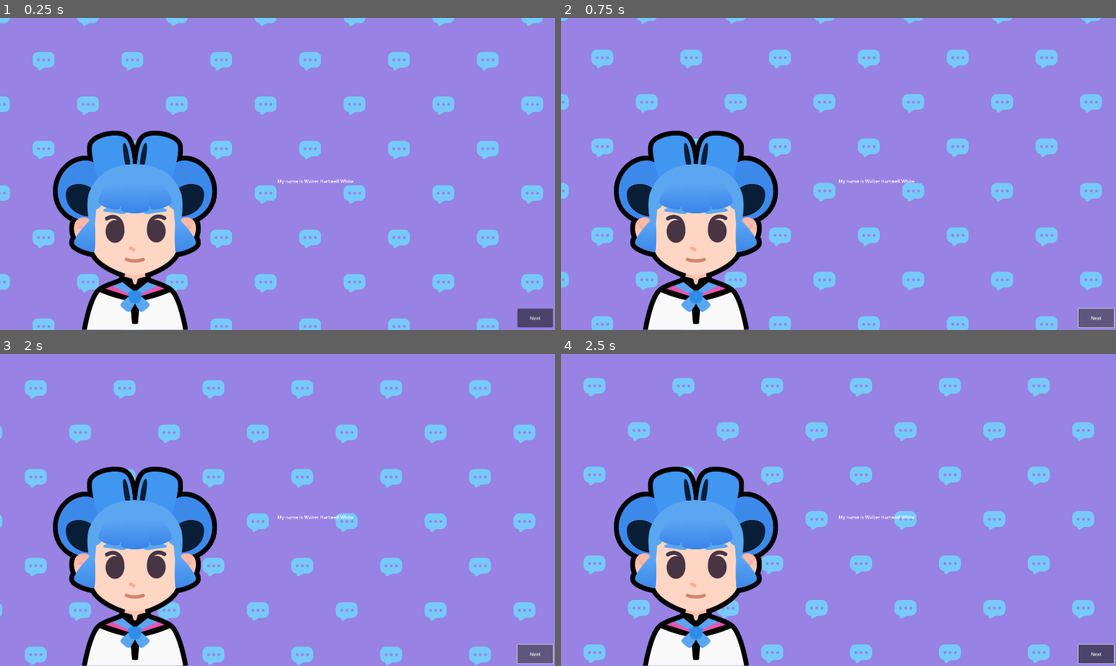
Above: before the commit, frames 1-4 (two rows, left to right).
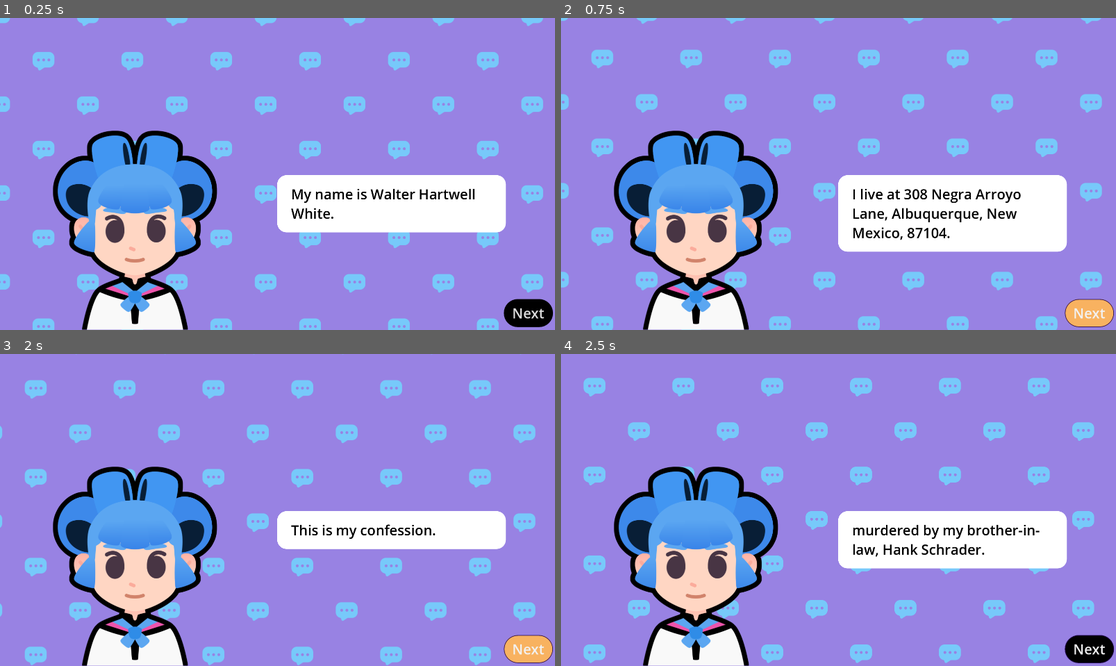
Above: after the commit, the same moments.

Repository: EdwinCastan/M7-Telling-a-Story
Game: Godot game, scene res://lessons/dialogue.tscn
The game is run twice, just before and just after one commit, with the same random seed, the same clock (stepped at 60 frames per second) and the same inputs. Before the commit the project has no main scene; this scene is started directly in both runs.
Inputs (mouse positions are in pixels of both pictures, inside the frame that each line leads up to):
- Up to frame 1 (0.25 s): no input
- Up to frame 2 (0.75 s): click "Next" at 0.5 s
- Up to frame 3 (2 s): click "Next" at 1.25 s
- Up to frame 4 (2.5 s): tap Enter at 2 s; move the mouse to (960, 494) at 2.02 s; hold D (move_right) from 2.03 s (still down); tap Z at 2.1 s; click (960, 494) at 2.17 s; tap Space at 2.27 s

The runs differ from the first frame. In frame 1, 8.3% of the frame differs, in the area x 49-100%, y 50-100%; in frame 2, 11%; in frame 3, 5.8%; in frame 4, 8.3%.

Commit message:
M7L5 and gitignore

Diff:
--- /dev/null
+++ b/M07.telling_a_story_workbook/lessons/button_black.tres
@@ -0,0 +1,12 @@
+[gd_resource type="StyleBoxFlat" format=3 uid="uid://b6w2lq182ka4i"]
+
+[resource]
+content_margin_left = 22.0
+content_margin_top = 15.0
+content_margin_right = 22.0
+content_margin_bottom = 15.0
+bg_color = Color(0, 0, 0, 1)
+corner_radius_top_left = 48
+corner_radius_top_right = 48
+corner_radius_bottom_right = 48
+corner_radius_bottom_left = 48
--- /dev/null
+++ b/M07.telling_a_story_workbook/lessons/button_orange.tres
@@ -0,0 +1,12 @@
+[gd_resource type="StyleBoxFlat" format=3 uid="uid://bvakrpvt4bm76"]
+
+[resource]
+content_margin_left = 22.0
+content_margin_top = 15.0
+content_margin_right = 22.0
+content_margin_bottom = 15.0
+bg_color = Color(0.9728125, 0.6987213, 0.37703165, 1)
+corner_radius_top_left = 48
+corner_radius_top_right = 48
+corner_radius_bottom_right = 48
+corner_radius_bottom_left = 48
--- /dev/null
+++ b/M07.telling_a_story_workbook/lessons/dialogue.gd
@@ -0,0 +1,29 @@
+extends Control
+
+@onready var next_button: Button = %NextButton
+@onready var rich_text_label: RichTextLabel = %RichTextLabel
+
+var dialogue_items: Array[String] = [
+	"My name is Walter Hartwell White.",
+	"I live at 308 Negra Arroyo Lane, Albuquerque, New Mexico, 87104.",
+	"This is my confession.",
+	"If you’re reading this text, I’m probably dead",
+	"murdered by my brother-in-law, Hank Schrader.",
+	]
+
+var current_item_index := 0
+
+func _ready() -> void:
+	show_text()
+	next_button.pressed.connect(advance)
+
+func show_text() -> void:
+	var current_item := dialogue_items[current_item_index]
+	rich_text_label.text = current_item
+
+func advance() -> void:
+	current_item_index += 1
+	if current_item_index == dialogue_items.size():
+		get_tree().quit()
+	else:
+		show_text()
--- a/M07.telling_a_story_workbook/lessons/dialogue.tscn
+++ b/M07.telling_a_story_workbook/lessons/dialogue.tscn
@@ -1,7 +1,9 @@
-[gd_scene load_steps=6 format=3 uid="uid://bddwfljeh2thd"]
+[gd_scene load_steps=8 format=3 uid="uid://bddwfljeh2thd"]
 
+[ext_resource type="Theme" uid="uid://drays61pfu7xc" path="res://lessons/main_theme.tres" id="1_5dtme"]
 [ext_resource type="Shader" uid="uid://cs15e2hgd2lan" path="res://assets/sliding_background.gdshader" id="1_v8wjx"]
 [ext_resource type="Texture2D" uid="uid://bnly1gkbxw6b5" path="res://assets/bubble_pattern.png" id="2_1cblk"]
+[ext_resource type="Script" uid="uid://dhsjgposivl1e" path="res://lessons/dialogue.gd" id="2_6cfwb"]
 [ext_resource type="Texture2D" uid="uid://copkt78vgp37i" path="res://assets/sophia.png" id="3_1cblk"]
 [ext_resource type="Texture2D" uid="uid://d000xjtr4iqtk" path="res://assets/emotion_regular.png" id="4_rjqnu"]
 
@@ -19,6 +21,8 @@
 anchor_bottom = 1.0
 grow_horizontal = 2
 grow_vertical = 2
+theme = ExtResource("1_5dtme")
+script = ExtResource("2_6cfwb")
 
 [node name="backround" type="ColorRect" parent="."]
 material = SubResource("ShaderMaterial_rjqnu")
@@ -54,27 +58,31 @@
 stretch_mode = 5
 
 [node name="RichTextLabel" type="RichTextLabel" parent="."]
+unique_name_in_owner = true
 layout_mode = 1
 anchors_preset = -1
 anchor_left = 0.5
 anchor_right = 1.0
 anchor_bottom = 1.0
-offset_top = 553.0
-offset_right = -682.0
-offset_bottom = -496.0
+offset_left = -1.0
+offset_top = 544.0
+offset_right = -170.0
+offset_bottom = -460.0
 text = "My name is Walter Hartwell White"
+fit_content = true
 
 [node name="NextButton" type="Button" parent="."]
+unique_name_in_owner = true
 layout_mode = 1
 anchors_preset = 3
 anchor_left = 1.0
 anchor_top = 1.0
 anchor_right = 1.0
 anchor_bottom = 1.0
-offset_left = -130.0
-offset_top = -74.0
+offset_left = -177.0
+offset_top = -102.0
 offset_right = -7.0
-offset_bottom = -9.0
+offset_bottom = -10.0
 grow_horizontal = 0
 grow_vertical = 0
 text = "Next"
--- /dev/null
+++ b/M07.telling_a_story_workbook/lessons/main_theme.tres
@@ -0,0 +1,42 @@
+[gd_resource type="Theme" load_steps=5 format=3 uid="uid://drays61pfu7xc"]
+
+[ext_resource type="StyleBox" uid="uid://b6w2lq182ka4i" path="res://lessons/button_black.tres" id="1_ei3wx"]
+[ext_resource type="StyleBox" uid="uid://bvakrpvt4bm76" path="res://lessons/button_orange.tres" id="2_ulena"]
+
+[sub_resource type="StyleBoxFlat" id="StyleBoxFlat_ulena"]
+content_margin_left = 22.0
+content_margin_top = 15.0
+content_margin_right = 22.0
+content_margin_bottom = 15.0
+bg_color = Color(0, 0, 0, 1)
+draw_center = false
+border_width_left = 2
+border_width_top = 2
+border_width_right = 2
+border_width_bottom = 2
+border_color = Color(0.11640031, 0.00016573824, 0.30336216, 1)
+corner_radius_top_left = 48
+corner_radius_top_right = 48
+corner_radius_bottom_right = 48
+corner_radius_bottom_left = 48
+
+[sub_resource type="StyleBoxFlat" id="StyleBoxFlat_a4fo1"]
+content_margin_left = 48.0
+content_margin_top = 32.0
+content_margin_right = 48.0
+content_margin_bottom = 32.0
+bg_color = Color(1, 1, 1, 1)
+corner_radius_top_left = 32
+corner_radius_top_right = 32
+corner_radius_bottom_right = 32
+corner_radius_bottom_left = 32
+
+[resource]
+default_font_size = 48
+Button/styles/disabled = ExtResource("1_ei3wx")
+Button/styles/focus = SubResource("StyleBoxFlat_ulena")
+Button/styles/hover = ExtResource("2_ulena")
+Button/styles/normal = ExtResource("1_ei3wx")
+Button/styles/pressed = ExtResource("2_ulena")
+RichTextLabel/colors/default_color = Color(0, 0, 0, 1)
+RichTextLabel/styles/normal = SubResource("StyleBoxFlat_a4fo1")
--- a/M07.telling_a_story_workbook/project.godot
+++ b/M07.telling_a_story_workbook/project.godot
@@ -11,6 +11,7 @@
 [application]
 
 config/name="M07. Telling a Story (Workbook)"
+run/main_scene="uid://bddwfljeh2thd"
 config/features=PackedStringArray("4.5")
 config/icon="res://icon_telling_a_story.png"
 
Not shown, added: .gitignore
